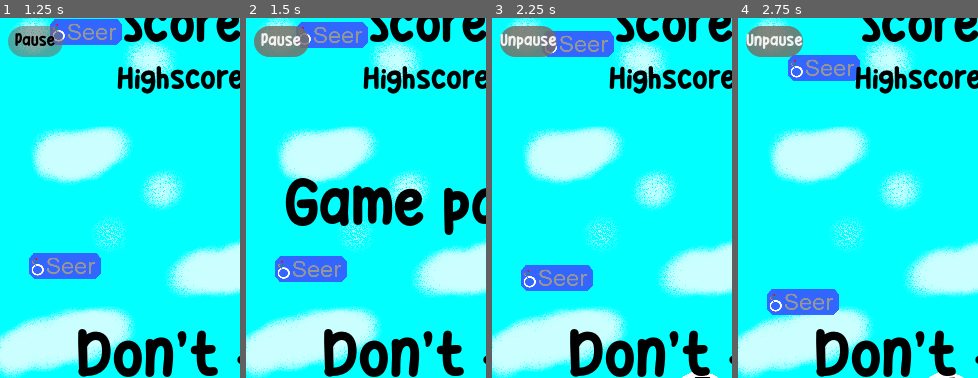
Above: before the commit, frames 1-4 (left to right).
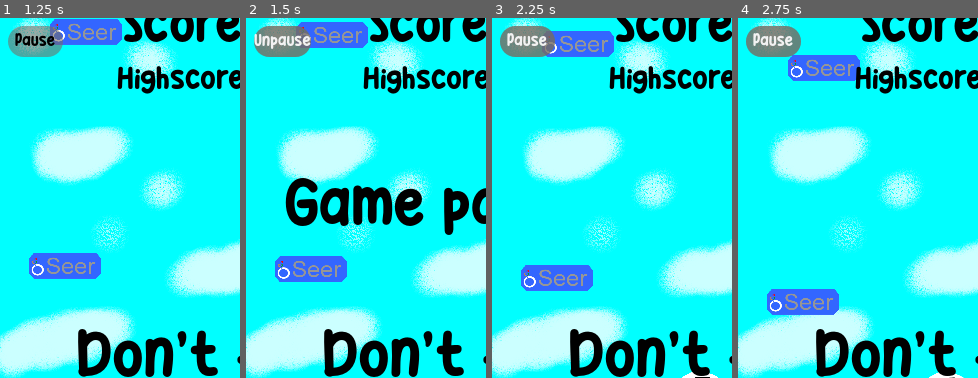
Above: after the commit, the same moments.

Repository: SpaceMonkey-MH/GogolJump
Game: Godot game, scene res://Scenes/Main/main.tscn
Same seed, same stepped clock (60 frames per second), same inputs: the game is played once before the commit and once after it.
Inputs:
- Up to frame 1 (1.25 s): click "Start Game" at 0.5 s
- Up to frame 2 (1.5 s): click "Pause" at 1.25 s
- Up to frame 3 (2.25 s): click "Pause" (after the commit: "Unpause") at 2 s
- Up to frame 4 (2.75 s): no input
The pictures show only the part of the screen within x 7-57%, y 3-53%; the shares and areas given below are measured in that part.

Frame 1 is identical in both runs. In frame 2, 0.6% of the frame differs, in the area x 3-28%, y 2-11%; in frame 3, 0.6%; in frame 4, 0.6%.

Commit message:
Changed pause button label

Diff:
--- a/Scenes/HUD/hud.gd
+++ b/Scenes/HUD/hud.gd
@@ -125,10 +125,10 @@
 	get_tree().paused = not get_tree().paused
 	if get_tree().paused:
 		paused.emit()
-		$PauseButton.text = "Pause"
+		$PauseButton.text = "Unpause"
 	else:
 		unpaused.emit()
-		$PauseButton.text = "Unpause"
+		$PauseButton.text = "Pause"
 	# print(get_tree().paused)
 
 
